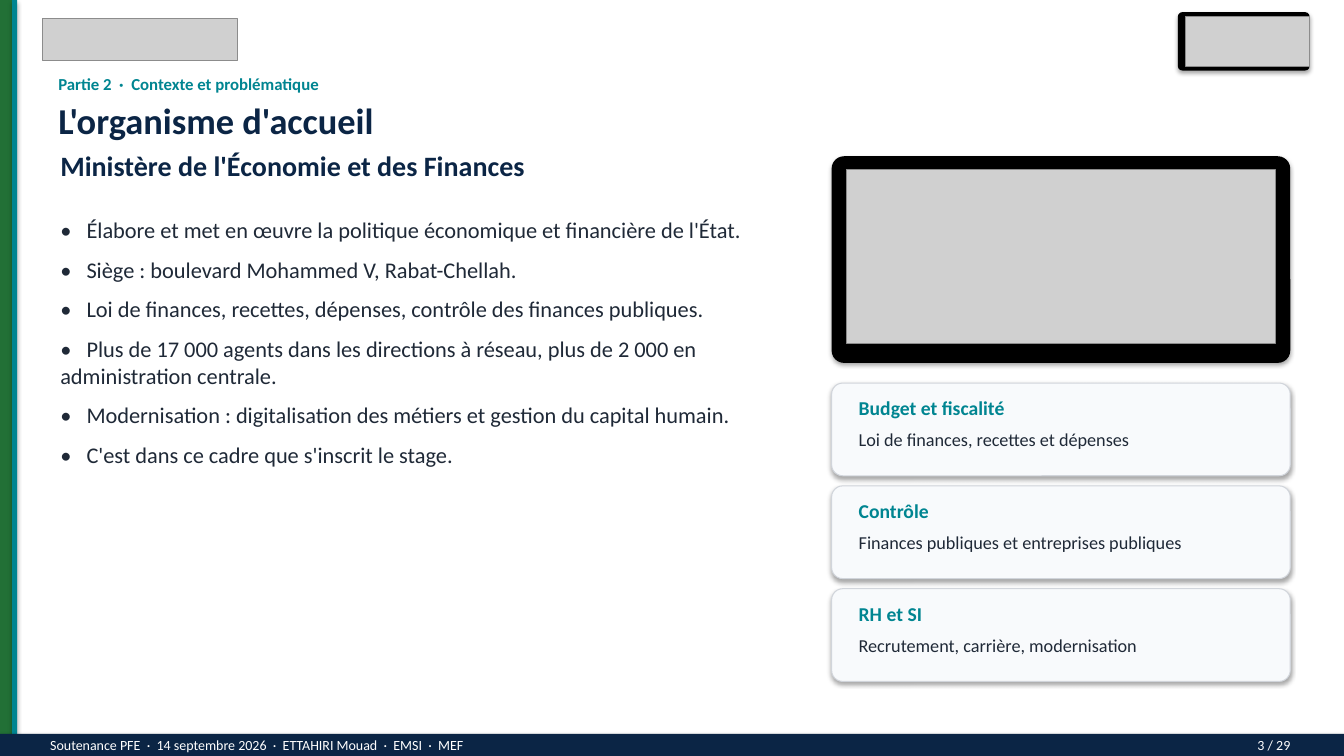
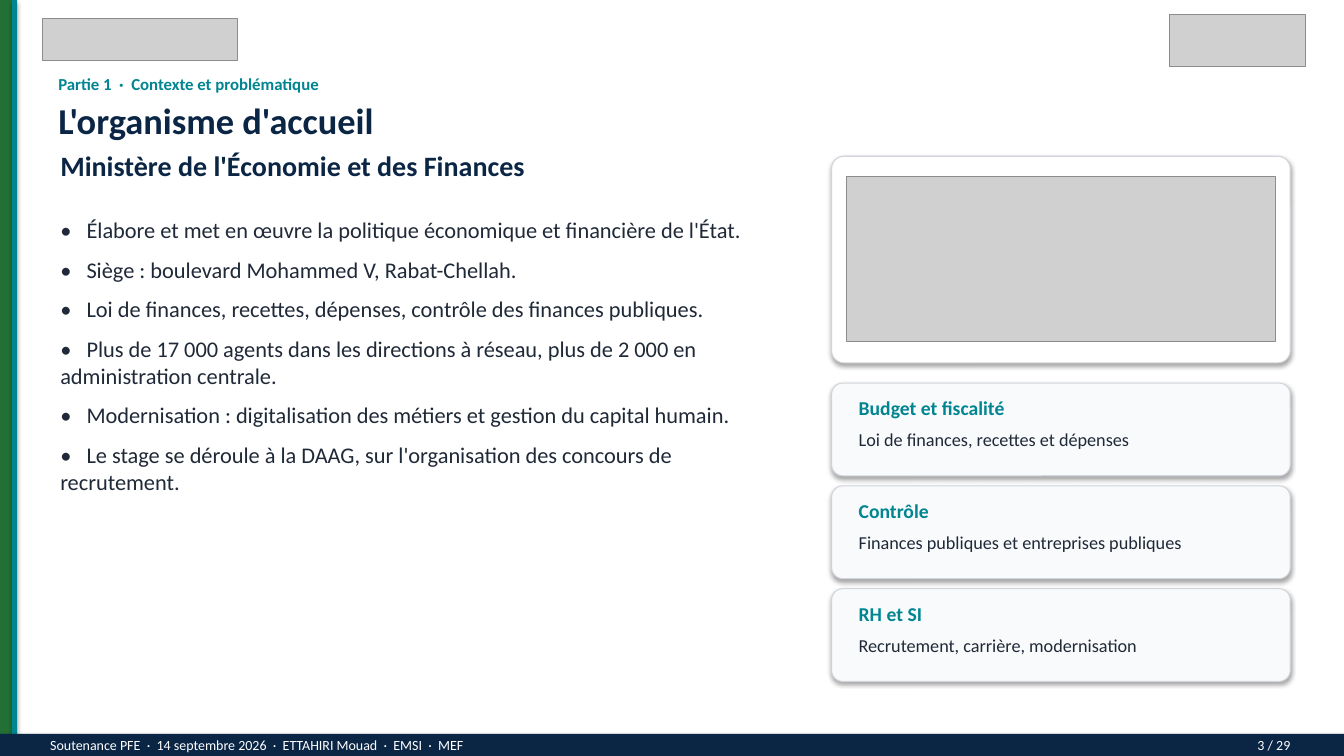
Before and after one commit to mouadofficiel2003/PFE2, a slide deck: slide 3 of soutenance/Soutenance-PFE-ETTAHIRI-Mouad.pptx. Drawn at 1344x756 pixels with LibreOffice and Linux fonts; fonts in the diff are those of the drawing; grey boxes stand for pictures. Boxes give left, top, right and bottom in pixels: in the first picture for what was removed or moved away, otherwise in the second. Text is boxed around its words. In the diff, an @@ line names an element or a change of style, - is before the commit and + after.

```diff
--- a/soutenance/Soutenance-PFE-ETTAHIRI-Mouad.pptx
+++ b/soutenance/Soutenance-PFE-ETTAHIRI-Mouad.pptx
@@ picture: place and size @@
-picture at (1187,16,1311,67)
+picture at (1171,14,1307,67)
@@ rounded rectangle removed at (1179,12,1311,71) @@
@@ text at (58,78,318,93): text changed @@
-Partie 2 · Contexte et problématique
+Partie 1 · Contexte et problématique
@@ rounded rectangle at (832,156,1291,363): fill #000000 to #FFFFFF; outline none to #D1D5DB 0.75 pt @@
@@ picture: place and size @@
-picture at (847,169,1275,344)
+picture at (847,176,1275,342)
@@ text at (60,447,672,490): text changed @@
-• C'est dans ce cadre que s'inscrit le stage.
+• Le stage se déroule à la DAAG, sur l'organisation des concours de recrutement.
```
Also in this commit, not shown: 28 other slides changed, 45 other files.
